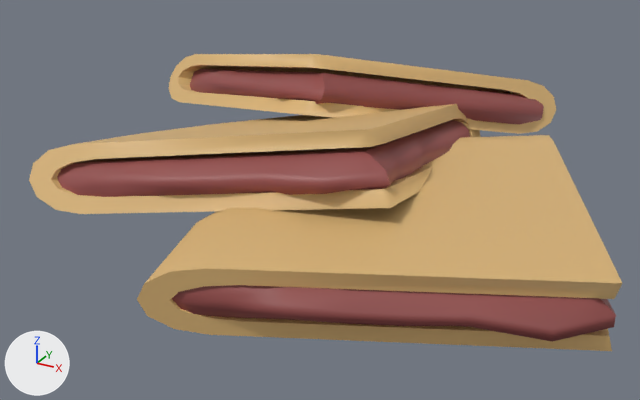
Two versions of the FBX model FoodFight/Assets/Materials/Food/uncooked_quesadillas.fbx, one commit apart.
Camera for both pictures: a 50 mm camera at (0.077, -0.283, 0.207) aimed at (-0.149, 0.129, 0.001). The axes (+X, +Y, +Z) are drawn at lower left. The lights are the same throughout. Where no turn or scale is listed for an object, it has been applied to the vertices.

In view in the first picture: 'meat', 'meat1', 'meat2', 'shell', 'shell1', 'shell2'.
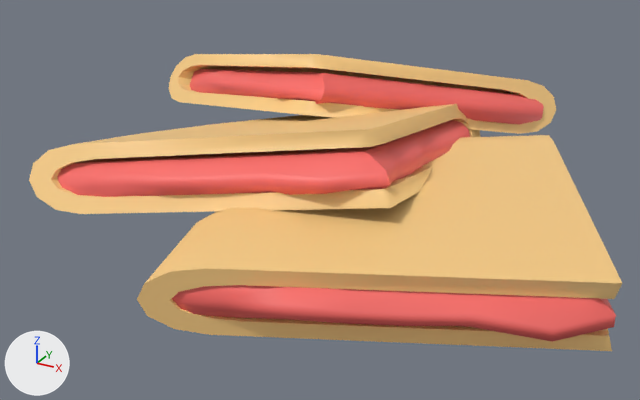
What changed in the scene script:
```text
Change mat_skin:
    mat_skin.base_color: (0.7, 0.455, 0.183) -> (0.964, 0.62, 0.238)  # beige #dab477 -> beige #fbce86
Add mat_lambert17:
    mat_lambert17 = principled_material('lambert17')
    mat_lambert17.base_color = (0.964, 0.149, 0.135)  # red #fb6c67
Change me_mesh_002:
    where me_mesh_002.from_pydata(...)  # 90 vertices, 75 faces; spans x -0.084..0.102, y -0.104..0.104, z -0.015..0.038
    remove me_mesh_002.materials.append(mat_lambert3)  # brown #934c4a
    add me_mesh_002.materials.append(mat_lambert17)  # red #fb6c67
Change me_mesh_005:
    where me_mesh_005.from_pydata(...)  # 90 vertices, 75 faces; spans x -0.124..0.126, y -0.113..0.049, z -0.013..0.043
    remove me_mesh_005.materials.append(mat_lambert3)  # brown #934c4a
    add me_mesh_005.materials.append(mat_lambert17)  # red #fb6c67
Change me_mesh_001:
    where me_mesh_001.from_pydata(...)  # 90 vertices, 75 faces; spans x -0.054..0.126, y -0.117..0.119, z -0.009..0.009
    remove me_mesh_001.materials.append(mat_lambert3)  # brown #934c4a
    add me_mesh_001.materials.append(mat_lambert17)  # red #fb6c67
```

Location of each change, [x1, y1, x2, y2] in pixels of the pictures (640 x 400 px):
'shell', recoloured (brown to beige): [137, 135, 623, 351] in both
'shell1', recoloured (brown to beige): [29, 104, 481, 214] in both
'meat1', recoloured (brown to red): [57, 120, 470, 197] in both
'meat', recoloured (brown to red): [172, 285, 616, 342] in both
'shell2', recoloured (brown to beige): [169, 54, 556, 134] in both
'meat2', recoloured (brown to red): [190, 69, 544, 124] in both
